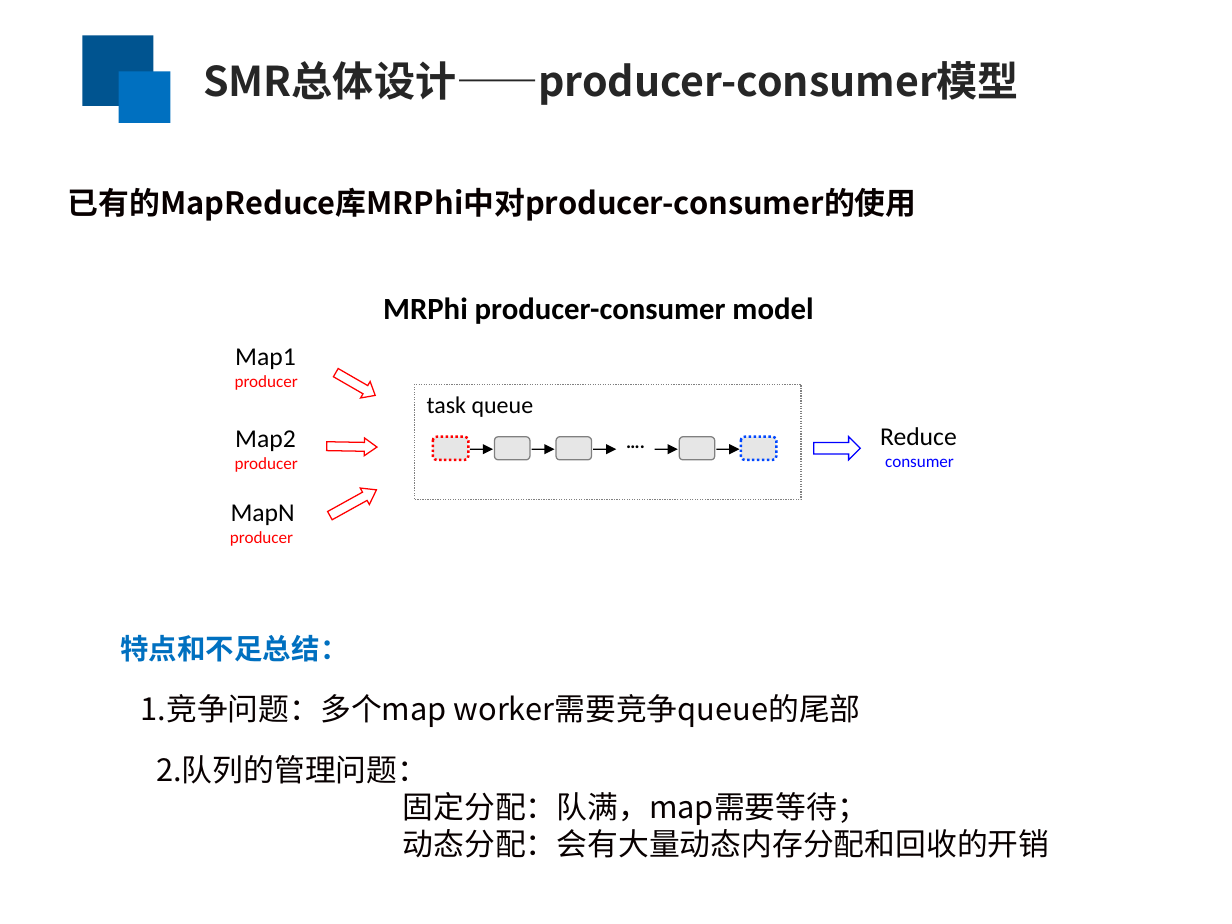
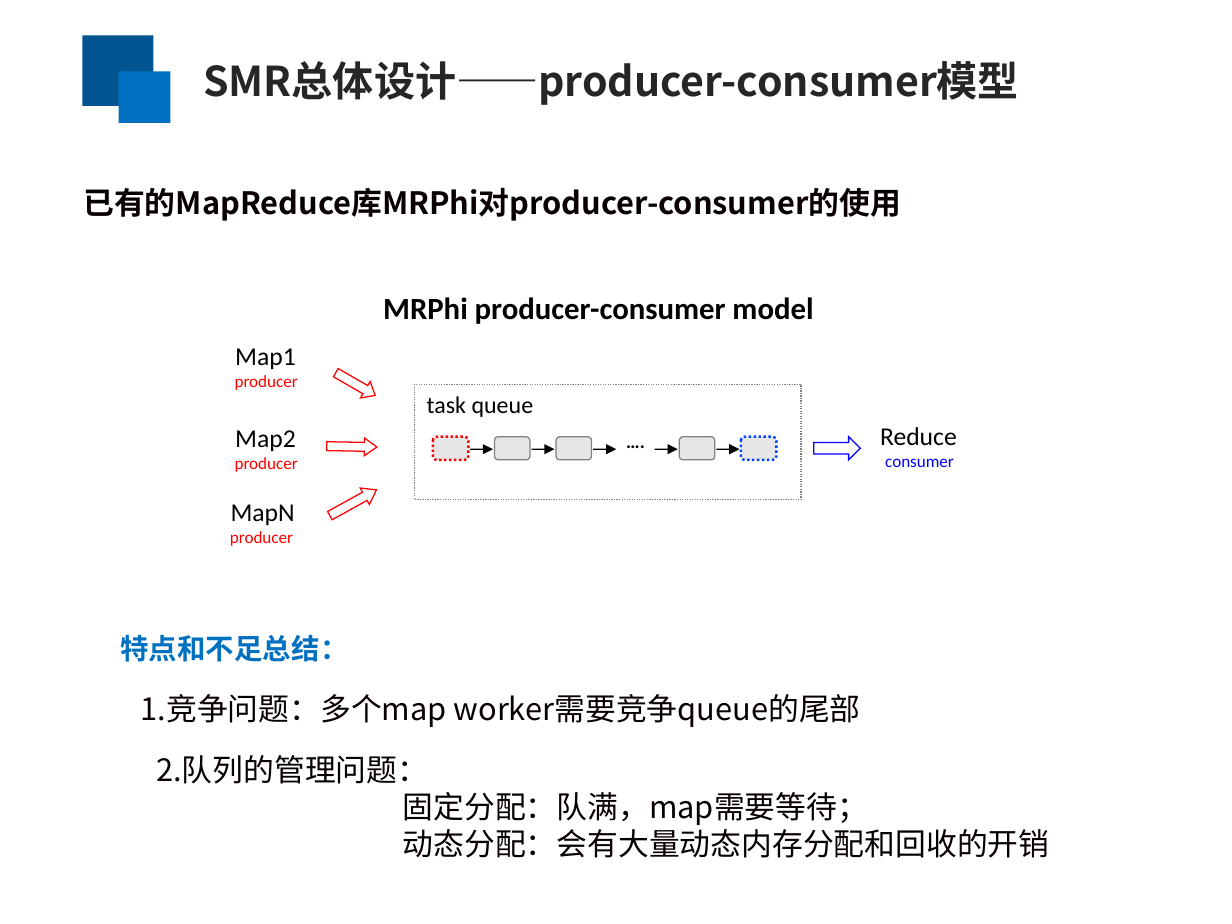
Before and after one commit to yufenyu/work, a slide deck: slide 8 of dmr_paper/paper/chinaSys-2016.ppt. Drawn at 1232x924 pixels with LibreOffice and Linux fonts; fonts in the diff are those of the drawing. Boxes give left, top, right and bottom in pixels: in the first picture for what was removed or moved away, otherwise in the second. Text is boxed around its words. In the diff, an @@ line names an element or a change of style, - is before the commit and + after.

```diff
--- a/dmr_paper/paper/chinaSys-2016.ppt
+++ b/dmr_paper/paper/chinaSys-2016.ppt
@@ text at (83, 187, 901, 221): text changed @@
-已有的MapReduce库MRPhi中对producer-consumer的使用
+已有的MapReduce库MRPhi对producer-consumer的使用
```
Also in this commit, not shown: 11 other slides changed, 1 slide removed.
